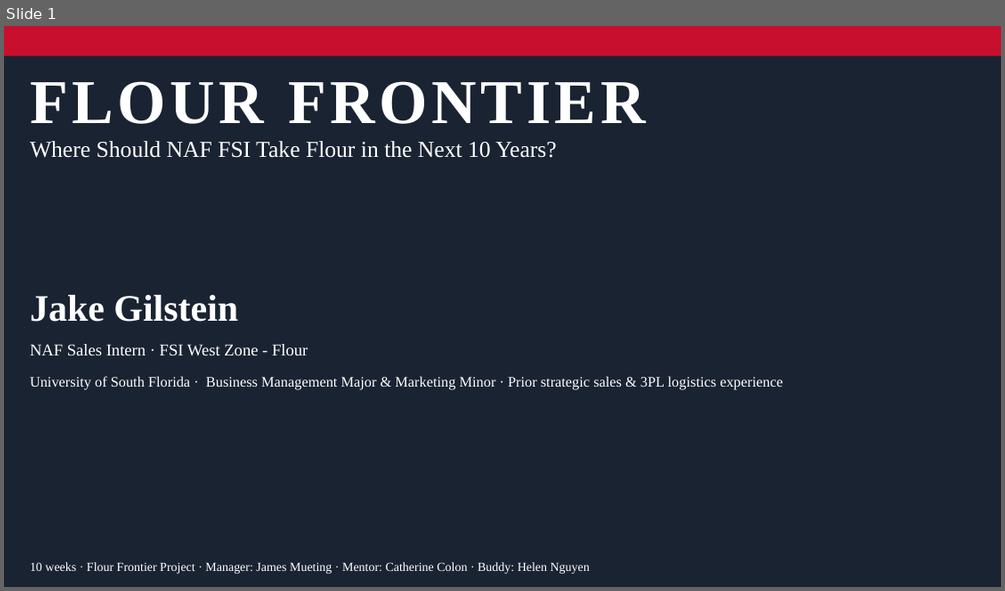
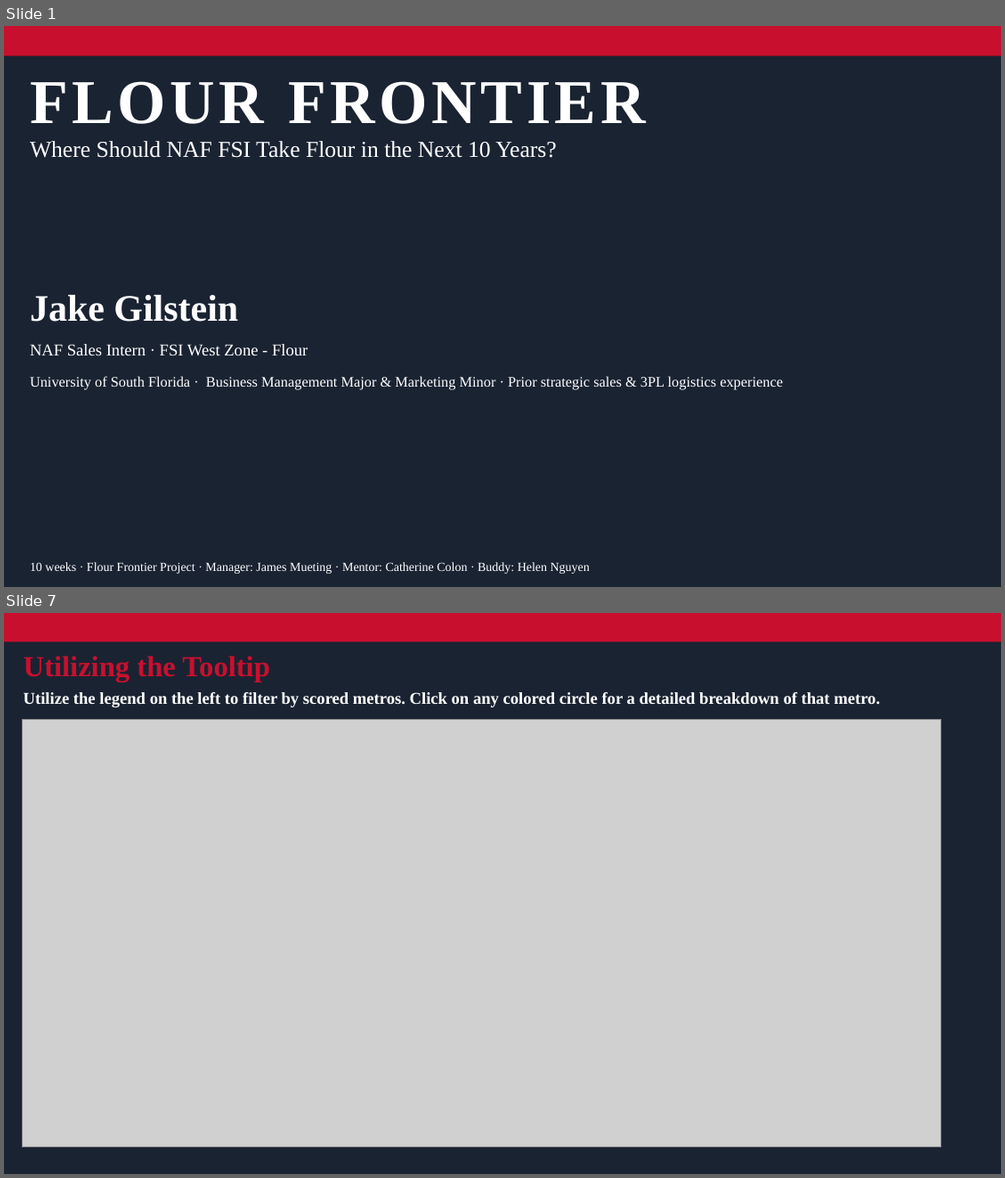
Before and after one commit to jgilstein/flour-frontier, a slide deck: Flour_Frontier_Final_Presentation.pptx. Shown one above the other, each under a label of ours: slide 1 before the commit, slides 1 and 7 after it; the slides between them are not shown. The pictures are 1005x591 and 1005x1178 pixels, drawn with LibreOffice and Linux fonts; fonts in the diff are those of the drawing; grey boxes stand for pictures. Boxes give left, top, right and bottom in pixels: in the first picture for what was removed or moved away, otherwise in the second. Text is boxed around its words. In the diff, an @@ line names an element or a change of style, - is before the commit and + after.

```diff
--- a/Flour_Frontier_Final_Presentation.pptx
+++ b/Flour_Frontier_Final_Presentation.pptx
@@ slide 7 added at (4,613,1001,1174), background gradient #FF3712 to #6A0600; not listed: 5 template elements that a slide beside it also shows @@
@@ rectangle added at (4,613,1001,1174), fill #1A2332 @@
@@ rectangle added at (4,613,1001,642), fill #C8102E @@
@@ text added at (24,656,270,682), 28 pt, text #C8102E, bold @@
+Utilizing the Tooltip
@@ text added at (24,692,880,707), 16 pt, text #FFFFFF, bold @@
+Utilize the legend on the left to filter by scored metros. Click on any colored circle for a detailed breakdown of that metro.
@@ picture added at (22,719,942,1147) @@
```
Also in this commit, not shown: 12 other slides added, 4 slides removed, 3 other files.
